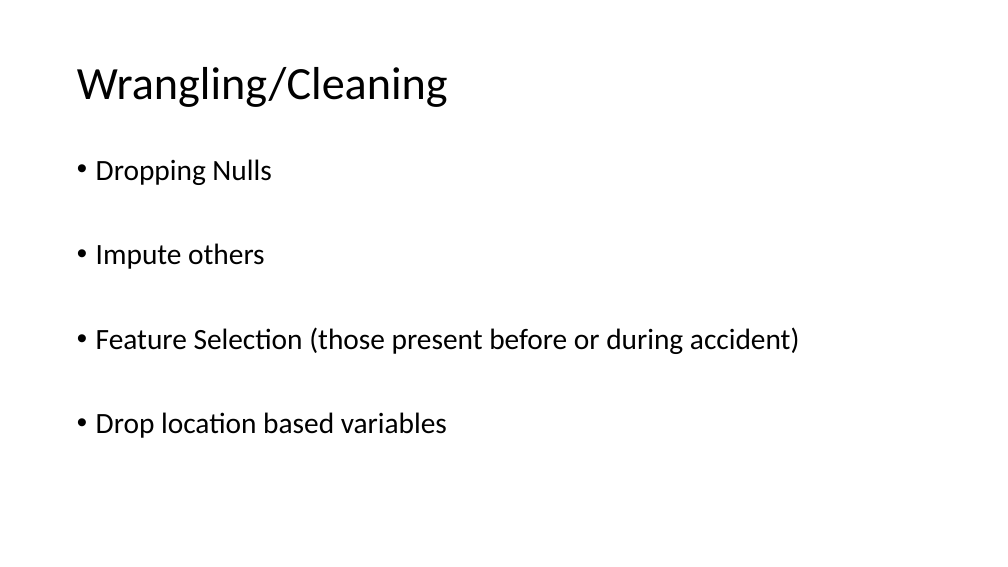
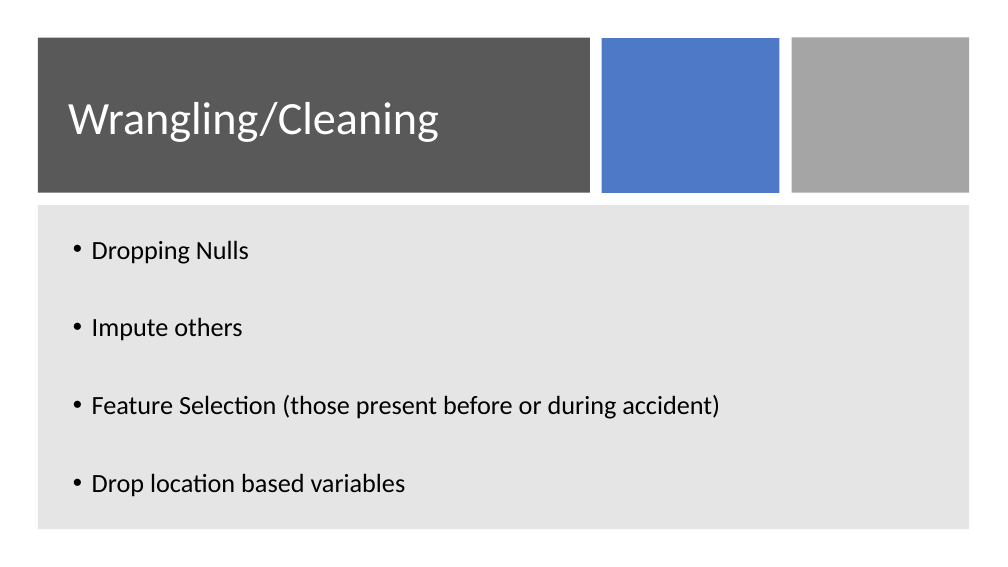
Before and after one commit to scharpham/Springboard, a slide deck: slide 5 of Capstone2/capstone2/reports/Predicting Accident Severity.pptx. Drawn at 1008x567 pixels with LibreOffice and Linux fonts; fonts in the diff are those of the drawing. Boxes give left, top, right and bottom in pixels: in the first picture for what was removed or moved away, otherwise in the second. Text is boxed around its words. In the diff, an @@ line names an element or a change of style, - is before the commit and + after.

```diff
--- a/Capstone2/capstone2/reports/Predicting Accident Severity.pptx
+++ b/Capstone2/capstone2/reports/Predicting Accident Severity.pptx
@@ rectangle added at bbox=[38, 38, 590, 193], fill #595959 @@
@@ rectangle added at bbox=[602, 38, 780, 193], fill #4472C4 at 95% opacity @@
@@ rectangle added at bbox=[792, 38, 969, 193], fill #A5A5A5 @@
@@ title "Wrangling/Cleaning": place and size @@
-title "Wrangling/Cleaning" at bbox=[77, 67, 448, 107]
+title "Wrangling/Cleaning" at bbox=[68, 102, 439, 142]
@@ title "Wrangling/Cleaning" at bbox=[68, 102, 439, 142]: text colour #000000 to #FFFFFF @@
@@ rectangle added at bbox=[38, 205, 969, 529], fill #808080 at 20% opacity @@
@@ text "Dropping Nulls": place and size @@
-text "Dropping Nulls" at bbox=[96, 159, 800, 438]
+text "Dropping Nulls" at bbox=[92, 240, 720, 497]
@@ text "Dropping Nulls" at bbox=[92, 240, 720, 497]: size 28 to 25 pt; vertical alignment top to middle @@
```
Also in this commit, not shown: 13 other slides changed.
